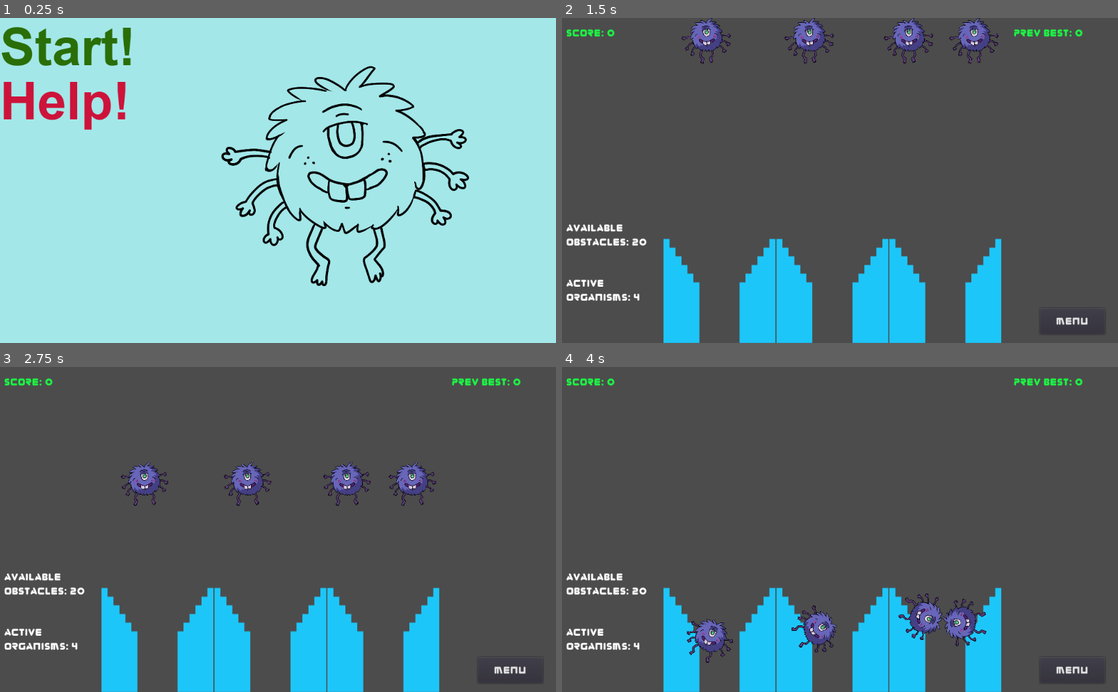
Above: before the commit, frames 1-4 (two rows, left to right).
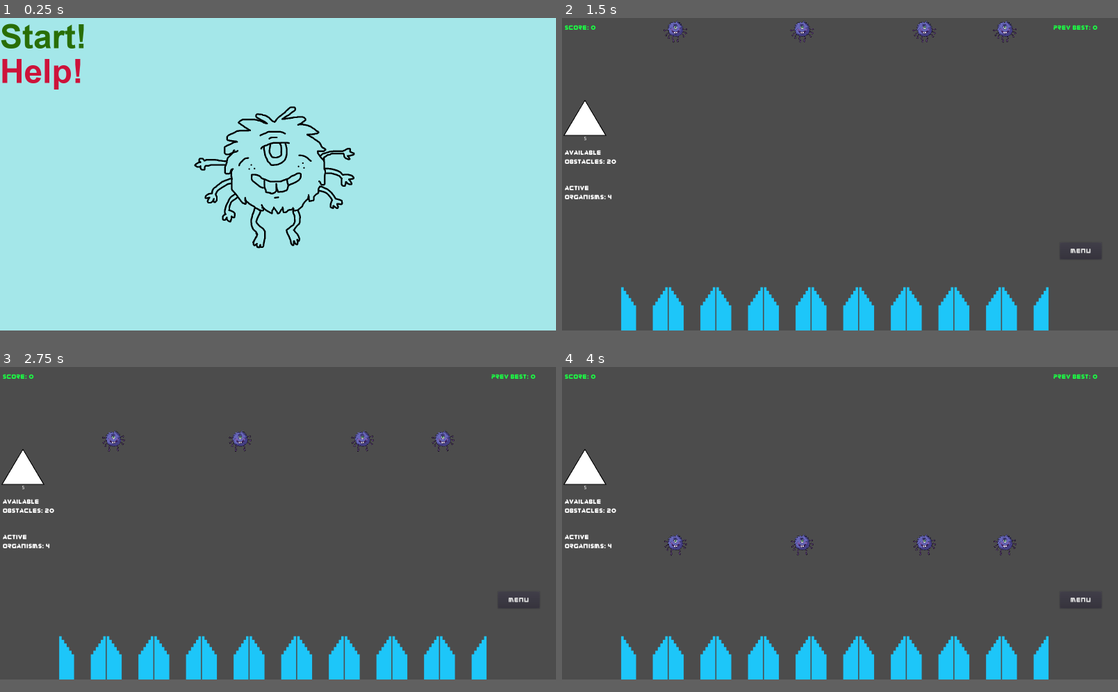
Above: after the commit, the same moments.

Repository: TreyDettmer/UP-Game-Jam-22
Game: Godot game, scene res://Scenes/MainMenu.tscn
The game is run twice, just before and just after one commit, with the same random seed, the same clock (stepped at 60 frames per second) and the same inputs.
Inputs (mouse positions are in pixels of both pictures, inside the frame that each line leads up to):
- Up to frame 1 (0.25 s): no input
- Up to frame 2 (1.5 s): click "Start!" at 0.5 s; move the mouse to (962, 164) at 1.27 s; click (962, 164) at 1.35 s
- Up to frame 3 (2.75 s): drag from (166, 545) to (266, 688) at 2.02 s
- Up to frame 4 (4 s): move the mouse to (895, 458) at 2.77 s; click (895, 458) at 2.85 s; drag from (812, 594) to (717, 688) at 3.52 s
In our replay, the window is 800x468 before the commit and 800x450 after it. These sizes can differ from the game's own. Grey fills any space a smaller window leaves; there, only what the larger window draws over its background counts as a difference.

The runs differ from the first frame. In frame 1, 8.3% of the frame differs, in the area x 0-85%, y 1-83%; in frame 2, 15%; in frame 3, 15%, in the area x 0-97%, y 2-100%; in frame 4, 14%.
Error before the commit: Attempt to call function 'hide' in base 'null instance' on a null instance. (res://Scripts/MenuLayer.gd:13)

Commit message:
Expanded main level

Diff:
--- a/Project/Scenes/Main.tscn
+++ b/Project/Scenes/Main.tscn
@@ -1,7 +1,8 @@
-[gd_scene load_steps=9 format=2]
+[gd_scene load_steps=10 format=2]
 
 [ext_resource path="res://Scripts/Main.gd" type="Script" id=1]
 [ext_resource path="res://Scenes/ScoreBucket.tscn" type="PackedScene" id=2]
+[ext_resource path="res://Scenes/ObstaclePile.tscn" type="PackedScene" id=3]
 [ext_resource path="res://Scenes/OptionsMenu.tscn" type="PackedScene" id=4]
 [ext_resource path="res://Fonts/zorque.otf" type="DynamicFontData" id=5]
 [ext_resource path="res://Scripts/MenuLayer.gd" type="Script" id=6]
@@ -23,24 +24,53 @@
 script = ExtResource( 1 )
 
 [node name="ScoreBuckets" type="Node2D" parent="."]
-position = Vector2( 56, 8 )
+position = Vector2( 53, 308 )
 
 [node name="ScoreBucket" parent="ScoreBuckets" instance=ExtResource( 2 )]
-position = Vector2( 440, 504 )
+position = Vector2( 320, 535 )
+scale = Vector2( 0.65, 0.65 )
 
 [node name="ScoreBucket3" parent="ScoreBuckets" instance=ExtResource( 2 )]
-position = Vector2( 232, 504 )
+position = Vector2( 183, 535 )
+scale = Vector2( 0.65, 0.65 )
 
 [node name="ScoreBucket2" parent="ScoreBuckets" instance=ExtResource( 2 )]
-position = Vector2( 648, 504 )
+position = Vector2( 457, 535 )
+scale = Vector2( 0.65, 0.65 )
+
+[node name="ScoreBucket4" parent="ScoreBuckets" instance=ExtResource( 2 )]
+position = Vector2( 594, 535 )
+scale = Vector2( 0.65, 0.65 )
+
+[node name="ScoreBucket5" parent="ScoreBuckets" instance=ExtResource( 2 )]
+position = Vector2( 731, 535 )
+scale = Vector2( 0.65, 0.65 )
+
+[node name="ScoreBucket6" parent="ScoreBuckets" instance=ExtResource( 2 )]
+position = Vector2( 868, 535 )
+scale = Vector2( 0.65, 0.65 )
+
+[node name="ScoreBucket7" parent="ScoreBuckets" instance=ExtResource( 2 )]
+position = Vector2( 1005, 535 )
+scale = Vector2( 0.65, 0.65 )
+
+[node name="ScoreBucket8" parent="ScoreBuckets" instance=ExtResource( 2 )]
+position = Vector2( 1142, 535 )
+scale = Vector2( 0.65, 0.65 )
+
+[node name="ScoreBucket9" parent="ScoreBuckets" instance=ExtResource( 2 )]
+position = Vector2( 1279, 535 )
+scale = Vector2( 0.65, 0.65 )
 
 [node name="LeftWall" type="StaticBody2D" parent="."]
+position = Vector2( -3, 301 )
 
 [node name="CollisionPolygon2D" type="CollisionPolygon2D" parent="LeftWall"]
 position = Vector2( 3, 0 )
 polygon = PoolVector2Array( 0, 600, 184, 600, 184, 400, 128, -320, 0, -320 )
 
 [node name="RightWall" type="StaticBody2D" parent="."]
+position = Vector2( 578, 300 )
 
 [node name="CollisionPolygon2D" type="CollisionPolygon2D" parent="RightWall"]
 polygon = PoolVector2Array( 1024, 600, 808, 600, 808, 408, 864, -312, 1008, -312 )
@@ -60,9 +90,9 @@
 text = "Score: "
 
 [node name="HighScoreLabel" type="Label" parent="UI"]
-margin_left = 832.0
+margin_left = 1414.0
 margin_top = 16.0
-margin_right = 1024.0
+margin_right = 1606.0
 margin_bottom = 51.0
 custom_colors/font_color = Color( 0.113725, 0.976471, 0.270588, 1 )
 custom_fonts/font = SubResource( 1 )
@@ -95,16 +125,28 @@
 margin_bottom = 600.0
 
 [node name="OptionsMenu" parent="UI" instance=ExtResource( 4 )]
+margin_left = 553.0
+margin_top = 111.0
+margin_right = 553.0
+margin_bottom = 111.0
+
+[node name="GameOverRect" type="ColorRect" parent="UI"]
+visible = false
+anchor_right = 1.0
+anchor_bottom = 1.0
+margin_left = 320.0
+margin_right = -256.0
+color = Color( 0.054902, 0, 1, 1 )
 
 [node name="GameOverMenu" type="GridContainer" parent="UI"]
 visible = false
 anchor_left = 0.5
 anchor_right = 0.5
 anchor_bottom = 1.0
-margin_left = 212.0
-margin_top = 16.0
-margin_right = 460.0
-margin_bottom = 189.0
+margin_left = 536.0
+margin_top = 80.0
+margin_right = 784.0
+margin_bottom = 253.0
 rect_scale = Vector2( 2, 2 )
 columns = 3
 
@@ -236,6 +278,9 @@
 margin_bottom = 213.0
 text = "Quit"
 icon_align = 1
+
+[node name="ObstaclePile" parent="." instance=ExtResource( 3 )]
+position = Vector2( 66, 333 )
 
 [connection signal="updateHighScore" from="." to="UI" method="_on_Main_updateHighScore"]
 [connection signal="updateObstacles" from="." to="UI" method="_on_Main_updateObstacles"]
@@ -244,6 +289,12 @@
 [connection signal="organism_scored" from="ScoreBuckets/ScoreBucket" to="." method="_on_ScoreBucket_organism_scored"]
 [connection signal="organism_scored" from="ScoreBuckets/ScoreBucket3" to="." method="_on_ScoreBucket_organism_scored"]
 [connection signal="organism_scored" from="ScoreBuckets/ScoreBucket2" to="." method="_on_ScoreBucket_organism_scored"]
+[connection signal="organism_scored" from="ScoreBuckets/ScoreBucket4" to="." method="_on_ScoreBucket_organism_scored"]
+[connection signal="organism_scored" from="ScoreBuckets/ScoreBucket5" to="." method="_on_ScoreBucket_organism_scored"]
+[connection signal="organism_scored" from="ScoreBuckets/ScoreBucket6" to="." method="_on_ScoreBucket_organism_scored"]
+[connection signal="organism_scored" from="ScoreBuckets/ScoreBucket7" to="." method="_on_ScoreBucket_organism_scored"]
+[connection signal="organism_scored" from="ScoreBuckets/ScoreBucket8" to="." method="_on_ScoreBucket_organism_scored"]
+[connection signal="organism_scored" from="ScoreBuckets/ScoreBucket9" to="." method="_on_ScoreBucket_organism_scored"]
 [connection signal="endGame" from="UI" to="." method="_on_MenuLayer_endGame"]
 [connection signal="restartGame" from="UI" to="." method="_on_MenuLayer_restartGame"]
 [connection signal="endGameFromMenu" from="UI/OptionsMenu" to="UI" method="_on_OptionsMenu_endGameFromMenu"]
--- a/Project/Scenes/MainMenu.tscn
+++ b/Project/Scenes/MainMenu.tscn
@@ -60,10 +60,9 @@
 text = "Help!"
 
 [node name="Animation" type="AnimatedSprite" parent="."]
-position = Vector2( 648, 289 )
+position = Vector2( 803, 455 )
 scale = Vector2( 0.4, 0.4 )
 frames = SubResource( 4 )
-frame = 1
 playing = true
 
 [connection signal="pressed" from="StartButton" to="." method="_on_StartButton_pressed"]
--- a/Project/Scenes/Obstacle.tscn
+++ b/Project/Scenes/Obstacle.tscn
@@ -5,6 +5,7 @@
 
 [node name="Obstacle" type="StaticBody2D"]
 position = Vector2( 0, 16 )
+scale = Vector2( 2, 2 )
 input_pickable = true
 script = ExtResource( 1 )
 
--- a/Project/Scenes/OptionsMenu.tscn
+++ b/Project/Scenes/OptionsMenu.tscn
@@ -25,9 +25,10 @@
 script = ExtResource( 1 )
 
 [node name="MenuBackground" type="ColorRect" parent="."]
-visible = false
-margin_right = 1024.0
-margin_bottom = 600.0
+margin_left = -285.0
+margin_top = 98.0
+margin_right = 739.0
+margin_bottom = 698.0
 color = Color( 0.145098, 0.933333, 0.380392, 0 )
 
 [node name="QuitButton" type="Button" parent="MenuBackground"]
--- a/Project/Scenes/Organism.tscn
+++ b/Project/Scenes/Organism.tscn
@@ -12,7 +12,7 @@
 [ext_resource path="res://Art/Organism/creaturespritelegs_L4.png" type="Texture" id=10]
 
 [sub_resource type="CircleShape2D" id=2]
-radius = 30.0
+radius = 21.3776
 
 [sub_resource type="Animation" id=3]
 resource_name = "Falling"
@@ -221,43 +221,43 @@
 script = ExtResource( 1 )
 
 [node name="CreaturespritelegsL1" type="Sprite" parent="."]
-position = Vector2( 0, 2 )
-scale = Vector2( 0.08, 0.08 )
+position = Vector2( -0.139999, -0.880001 )
+scale = Vector2( 0.06, 0.06 )
 texture = ExtResource( 5 )
 
 [node name="CreaturespritelegsL2" type="Sprite" parent="."]
-position = Vector2( 0, 2 )
-scale = Vector2( 0.08, 0.08 )
+position = Vector2( -0.139999, -0.880001 )
+scale = Vector2( 0.06, 0.06 )
 texture = ExtResource( 9 )
 
 [node name="CreaturespritelegsL3" type="Sprite" parent="."]
-position = Vector2( 0, 2 )
-scale = Vector2( 0.08, 0.08 )
+position = Vector2( -0.139999, -0.880001 )
+scale = Vector2( 0.06, 0.06 )
 texture = ExtResource( 2 )
 
 [node name="CreaturespritelegsL4" type="Sprite" parent="."]
-position = Vector2( 0, 2 )
-scale = Vector2( 0.08, 0.08 )
+position = Vector2( -0.139999, -0.880001 )
+scale = Vector2( 0.06, 0.06 )
 texture = ExtResource( 10 )
 
 [node name="CreaturespritelegsR1" type="Sprite" parent="."]
-position = Vector2( 0, 2 )
-scale = Vector2( 0.08, 0.08 )
+position = Vector2( -0.139999, -0.880001 )
+scale = Vector2( 0.06, 0.06 )
 texture = ExtResource( 8 )
 
 [node name="CreaturespritelegsR2" type="Sprite" parent="."]
-position = Vector2( 0, 2 )
-scale = Vector2( 0.08, 0.08 )
+position = Vector2( -0.139999, -0.880001 )
+scale = Vector2( 0.06, 0.06 )
 texture = ExtResource( 6 )
 
 [node name="CreaturespritelegsR3" type="Sprite" parent="."]
-position = Vector2( 0, 2 )
-scale = Vector2( 0.08, 0.08 )
+position = Vector2( -0.139999, -0.880001 )
+scale = Vector2( 0.06, 0.06 )
 texture = ExtResource( 4 )
 
 [node name="CreaturespritelegsR4" type="Sprite" parent="."]
-position = Vector2( 0, 2 )
-scale = Vector2( 0.08, 0.08 )
+position = Vector2( -0.139999, -0.880001 )
+scale = Vector2( 0.06, 0.06 )
 texture = ExtResource( 7 )
 
 [node name="CollisionShape2D" type="CollisionShape2D" parent="."]
@@ -270,7 +270,8 @@
 anims/RESET = SubResource( 4 )
 
 [node name="Creaturespritebody" type="Sprite" parent="."]
-scale = Vector2( 0.08, 0.08 )
+position = Vector2( -0.139999, -2.88 )
+scale = Vector2( 0.06, 0.06 )
 texture = ExtResource( 3 )
 
 [connection signal="body_entered" from="." to="." method="_on_Organism_body_entered"]
--- a/Project/project.godot
+++ b/Project/project.godot
@@ -13,6 +13,11 @@
 config/name="UP-Game-Jam-22"
 run/main_scene="res://Scenes/MainMenu.tscn"
 config/icon="res://icon.png"
+
+[display]
+
+window/size/width=1600
+window/size/height=900
 
 [global]
 
